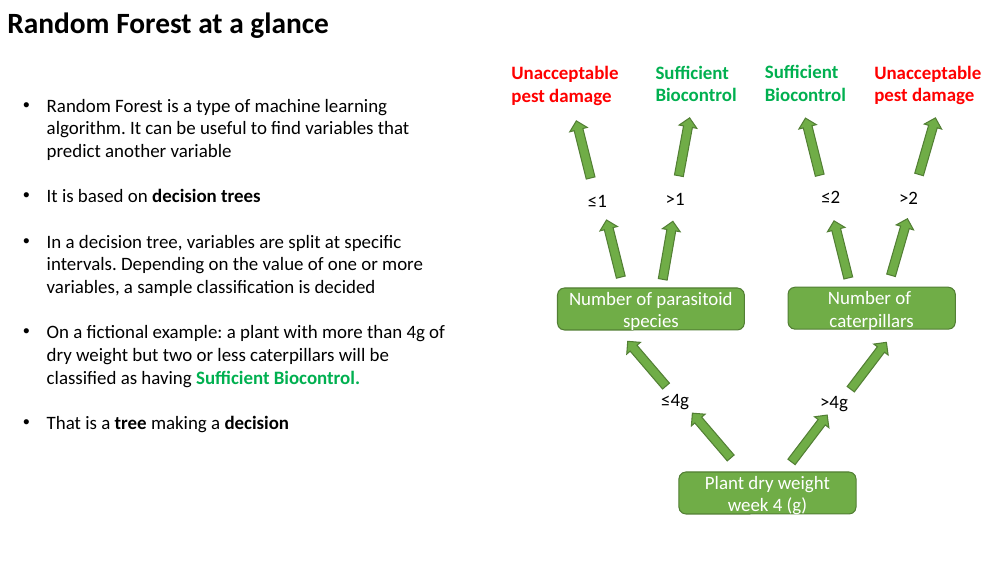
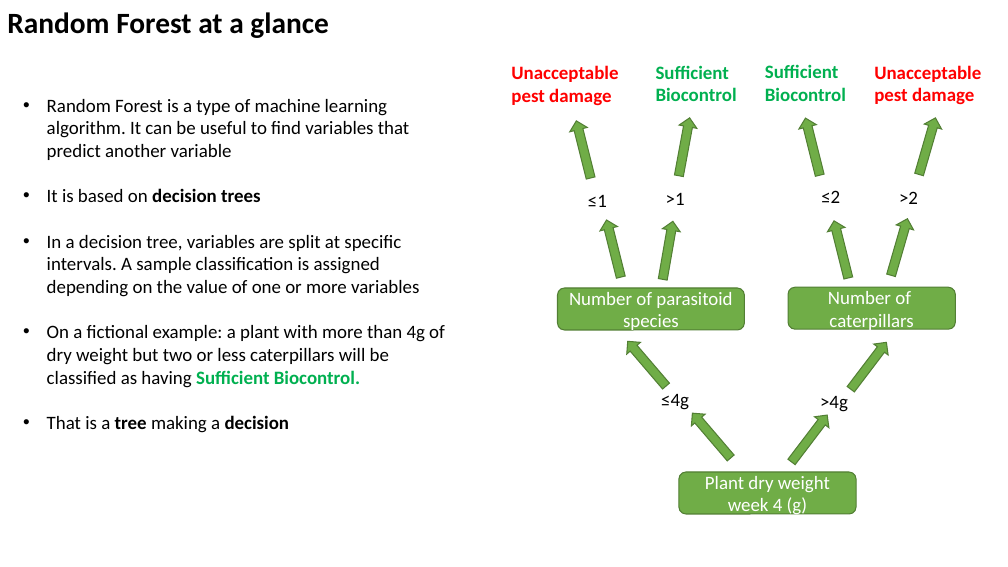
Before and after one commit to PedroBeschoren/RandomForestExample, a slide deck: slide 2 of Docs/RandomForestExample.pptx. Drawn at 1008x567 pixels with LibreOffice and Linux fonts; fonts in the diff are those of the drawing. Boxes give left, top, right and bottom in pixels: in the first picture for what was removed or moved away, otherwise in the second. Text is boxed around its words. In the diff, an @@ line names an element or a change of style, - is before the commit and + after.

```diff
--- a/Docs/RandomForestExample.pptx
+++ b/Docs/RandomForestExample.pptx
@@ text at (47, 235, 419, 297): text changed @@
-• In a decision tree, variables are split at specific intervals. Depending on the value of one or more variables, a sample classification is decided
+• In a decision tree, variables are split at specific intervals. A sample classification is assigned depending on the value of one or more variables
```
Also in this commit, not shown: 11 other slides changed.
